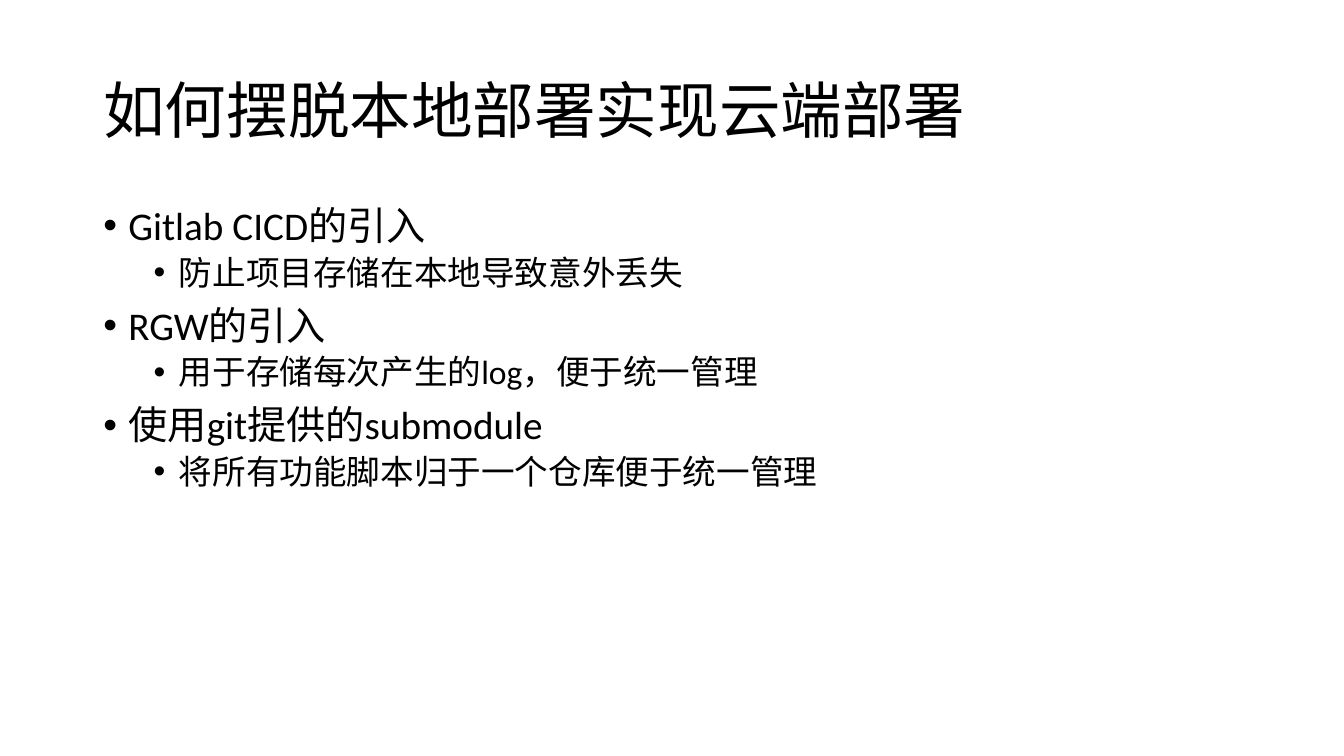
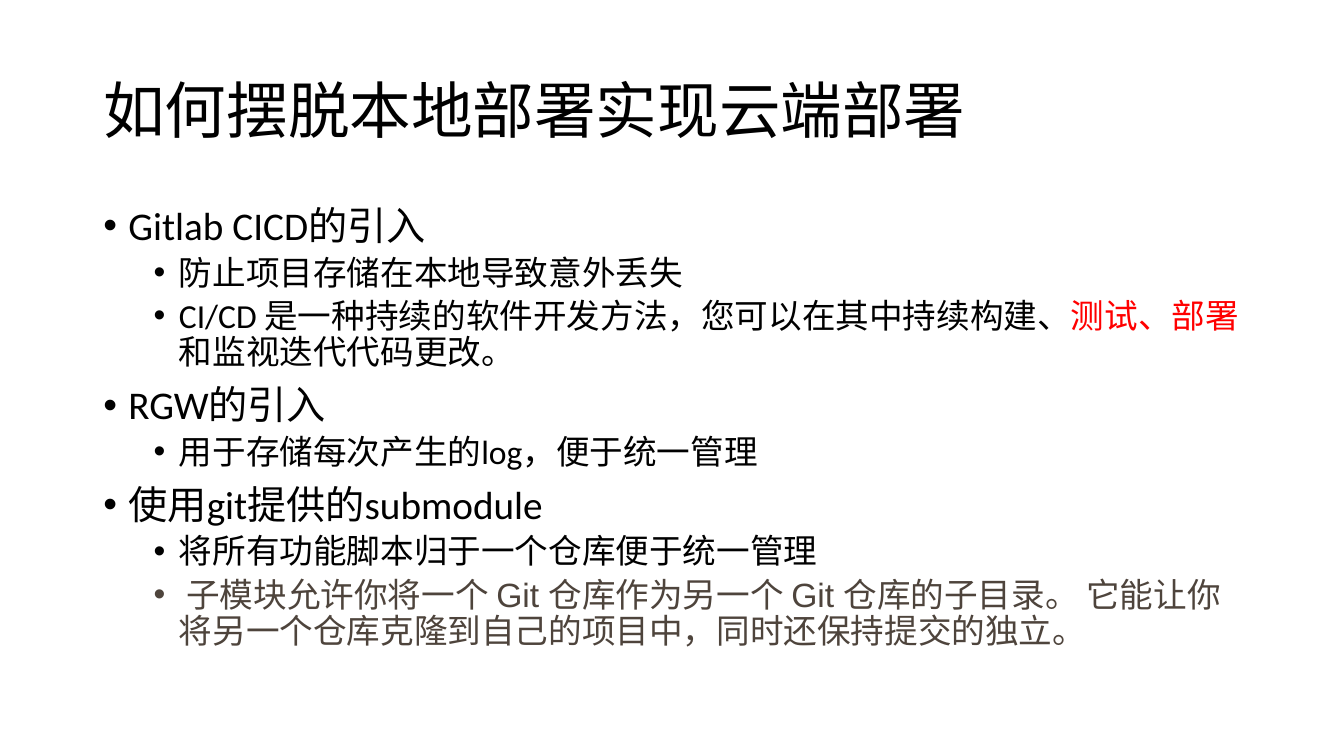
Before and after one commit to whitebkues1/ppt, a slide deck: slide 16 of xianzheng.pptx (slide 17 before the commit). Drawn at 1344x756 pixels with LibreOffice and Linux fonts; fonts in the diff are those of the drawing. Boxes give left, top, right and bottom in pixels: in the first picture for what was removed or moved away, otherwise in the second. Text is boxed around its words. In the diff, an @@ line names an element or a change of style, - is before the commit and + after.

```diff
--- a/xianzheng.pptx
+++ b/xianzheng.pptx
@@ text at [179, 299, 1238, 367]: paragraph added @@
+  • CI/CD 是一种持续的软件开发方法，您可以在其中持续构建、测试、部署和监视迭代代码更改。
@@ text at [179, 578, 1220, 647]: paragraph added @@
+  • 子模块允许你将一个 Git 仓库作为另一个 Git 仓库的子目录。 它能让你将另一个仓库克隆到自己的项目中，同时还保持提交的独立。
```
Also in this commit, not shown: 6 other slides changed, 2 slides added, 2 slides removed, 9 other files.
